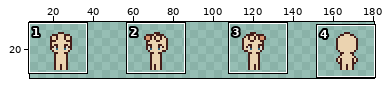
A pixel-art file gets an edit: Aseprite/player02.aseprite. Above, an overview of the earlier version with the close-up marked.
Close-up. Old version:
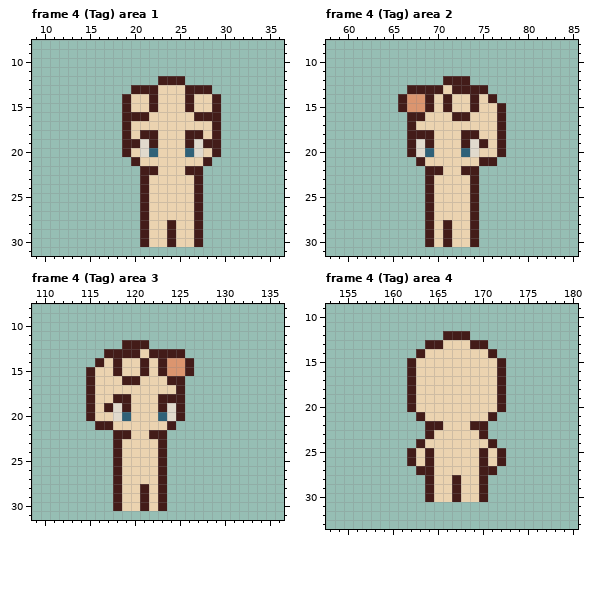
192x48 pixels, 43 frames. Shown: frame 4 (Tag) area 1: x 9..36, y 8..31; frame 4 (Tag) area 2: x 58..85, y 8..31; frame 4 (Tag) area 3: x 109..136, y 8..31; frame 4 (Tag) area 4: x 153..180, y 9..33. The wide view leaves out empty margins. The commit also changed other frames or places, which this record leaves out.
After:
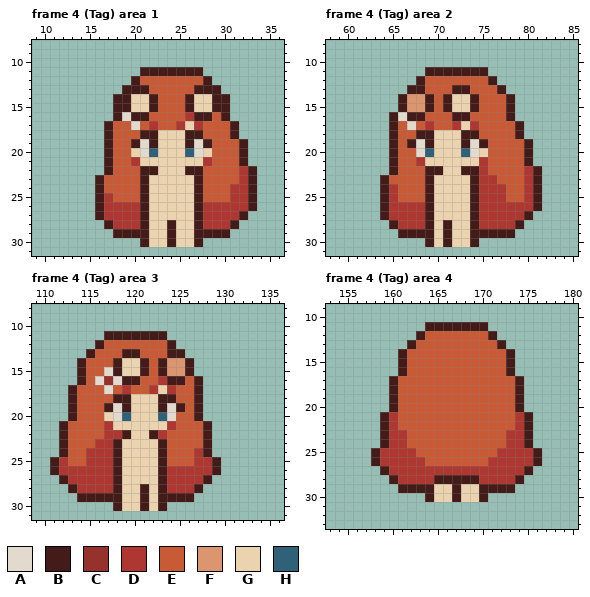
Palette (. is transparent): A #e1dacd  B #431c19  C #95322b  D #ae3731  E #c85b36  F #db956f  G #ebd3b0  H #2f6178
Edits made:
layer "动画/hair" now shown
Changed rows in their new state; - is an unchanged pixel.
Frame 4 (Tag) area 1, layer "动画/hair":
first column x 16:
11 -----BBBBBBB------
12 ----BEEEEEEEB-----
13 ---B--EEEEE--B----
14 --B----EEE----B---
15 --B----EEE----B---
16 --BA--EEEED--EB---
17 -BEEAEDEED-DEEEB--
18 -BEEE-------EEEB--
19 -BEE---------EEEB-
20 -BEE---------EEEB-
21 -BEED-------DEEEB-
22 -BEEE-------EEEEDB
23 BEEEE-------EEEEDB
24 BEEEE-------EEEDDB
25 BDEEE-------EEEDDB
26 BDDDD-------DDDDDB
27 BDDDD-------DDDDB-
28 -BDDD-------DDDB--
29 --BBB-------BBB---
Frame 4 (Tag) area 2, layer "动画/hair":
first column x 64:
11 -----BBBBBBB------
12 ----BEEEEEEEB-----
13 -----EEE--EEEB----
14 ------E----EEEB---
15 ------E----EEEB---
16 -BA--EEE--EEEEB---
17 -BEAEDEED-DEEEEB--
18 -BEE-------EEEEB--
19 -BE---------EEEEB-
20 -BEE--------EEEEB-
21 -BEED------DEEEEB-
22 -BEEE------DEEEEDB
23 BEEEE------DDEEEDB
24 BDEEE------DDDEEDB
25 BDEEE------DDDEEDB
26 BDDDD------DDDDDDB
27 BDDDD------DDDDDB-
28 -BDDD------DDDDB--
29 --BBB------BBBB---
Frame 4 (Tag) area 3, layer "动画/hair":
first column x 111:
11 ------BBBBBBB------
12 -----BEEEEEEEB-----
13 ----BEEE--EEE------
14 ---BEEE----E-------
15 ---BEEA----E-------
16 ---BEACA--EED--EB--
17 --BEEEAEDEED-DEEB--
18 --BEEEE-------EEB--
19 --BEEE---------EB--
20 --BEEE--------EEB--
21 -BEEEED------DEEEB-
22 -BEEEEDD----DEEEEB-
23 -BEEEDD------EEEEB-
24 -BEEDDD------EEEDB-
25 BDEEDDD------EEEDDB
26 BDDDDDD------DDDDDB
27 -BDDDDD------DDDDB-
28 --BDDDD------DDDB--
29 ---BBBB------BBB---
Frame 4 (Tag) area 4, layer "动画/hair":
first column x 158:
11 ------BBBBBBB------
12 -----BEEEEEEEB-----
13 ----BEEEEEEEEEB----
14 ---BEEEEEEEEEEEB---
15 ---BEEEEEEEEEEEB---
16 ---BEEEEEEEEEEEB---
17 --BEEEEEEEEEEEEEB--
18 --BEEEEEEEEEEEEEB--
19 --BEEEEEEEEEEEEEB--
20 --BEEEEEEEEEEEEEB--
21 -BDEEEEEEEEEEEEEDB-
22 -BDEEEEEEEEEEEEEDB-
23 -BDDEEEEEEEEEEEDDB-
24 -BDDEEEEEEEEEEEDDB-
25 BDDDDEEEEEEEEEDDDDB
26 BDDDDDEEEEEEEDDDDDB
27 -BDDDDDDDDDDDDDDDB-
28 --BDDDDBB-BBDDDDB--
29 ---BBB-------BBB---
Where, in picture pixels (left, top, right, bottom), the same in both close-ups:
changed: (95, 67, 257, 238)
changed: (380, 67, 542, 238)
changed: (50, 331, 221, 502)
changed: (371, 322, 542, 493)
